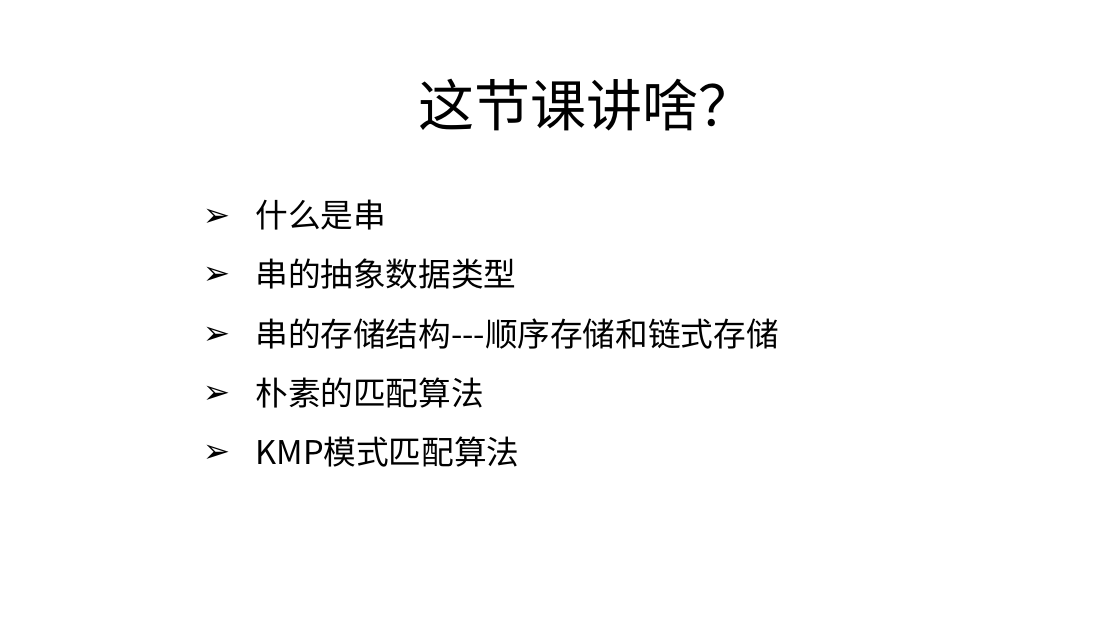
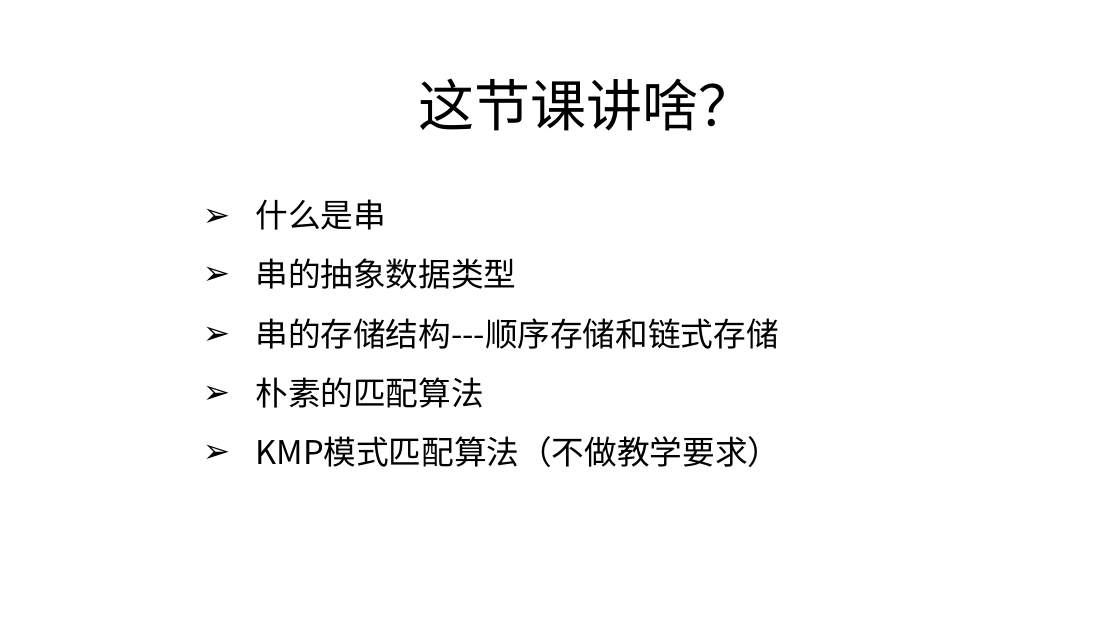
Before and after one commit to zjyesir/hmc_data_structure, a slide deck: slide 2 of ppt/4 串.pptx. Drawn at 1120x630 pixels with LibreOffice and Linux fonts; fonts in the diff are those of the drawing; background and template pictures are left out. Boxes give left, top, right and bottom in pixels: in the first picture for what was removed or moved away, otherwise in the second. Text is boxed around its words. In the diff, an @@ line names an element or a change of style, - is before the commit and + after.

```diff
--- a/ppt/4 串.pptx
+++ b/ppt/4 串.pptx
@@ text at (255,436,780,467): text changed @@
-➢ KMP模式匹配算法
+➢ KMP模式匹配算法（不做教学要求）
```
Also in this commit, not shown: 3 other slides changed, 2 slides added, 2 slides removed, 6 other files.
